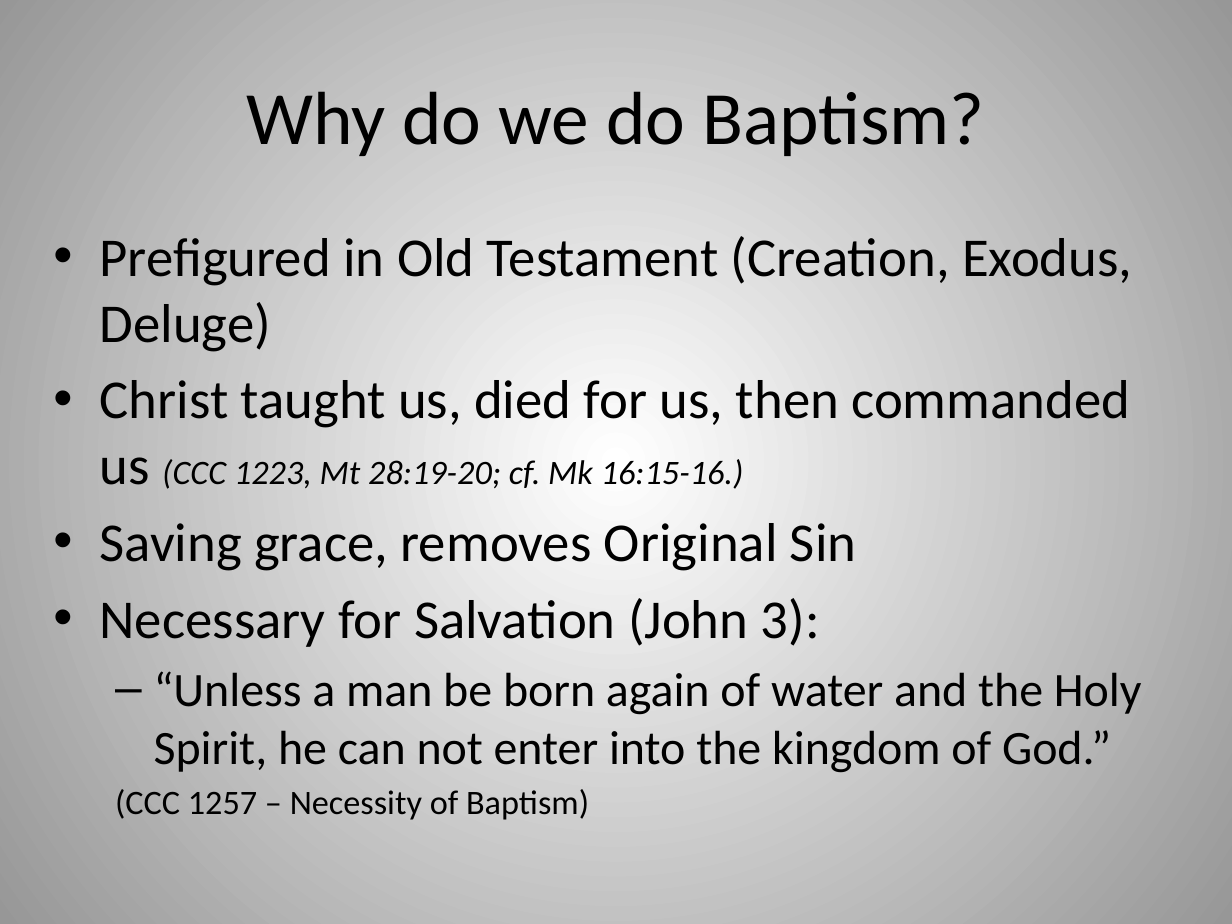
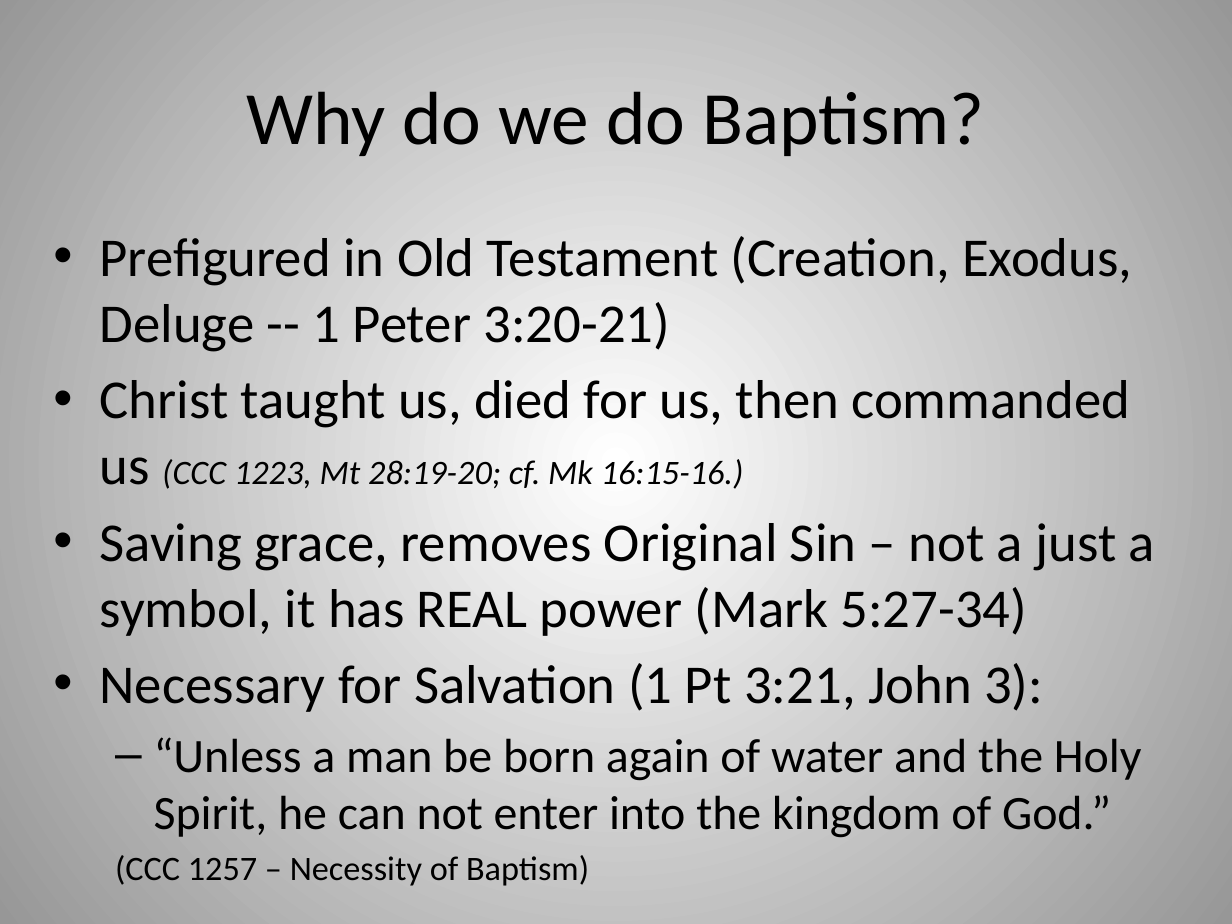
Before and after one commit to chadmyers/junkdrawer, a slide deck: slide 8 of baptismclass/Baptism.pptx. Drawn at 1232x924 pixels with LibreOffice and Linux fonts; fonts in the diff are those of the drawing. Boxes give left, top, right and bottom in pixels: in the first picture for what was removed or moved away, otherwise in the second. Text is boxed around its words. In the diff, an @@ line names an element or a change of style, - is before the commit and + after.

```diff
--- a/baptismclass/Baptism.pptx
+++ b/baptismclass/Baptism.pptx
@@ text at bbox=[100, 236, 1132, 352]: text changed @@
-• Prefigured in Old Testament (Creation, Exodus, Deluge)
+• Prefigured in Old Testament (Creation, Exodus, Deluge -- 1 Peter 3:20-21)
@@ text at bbox=[100, 523, 1155, 712]: text changed @@
-• Saving grace, removes Original Sin
-• Necessary for Salvation (John 3):
+• Saving grace, removes Original Sin – not a just a symbol, it has REAL power (Mark 5:27-34)
+• Necessary for Salvation (1 Pt 3:21, John 3):
```
Also in this commit, not shown: 3 other slides changed.
